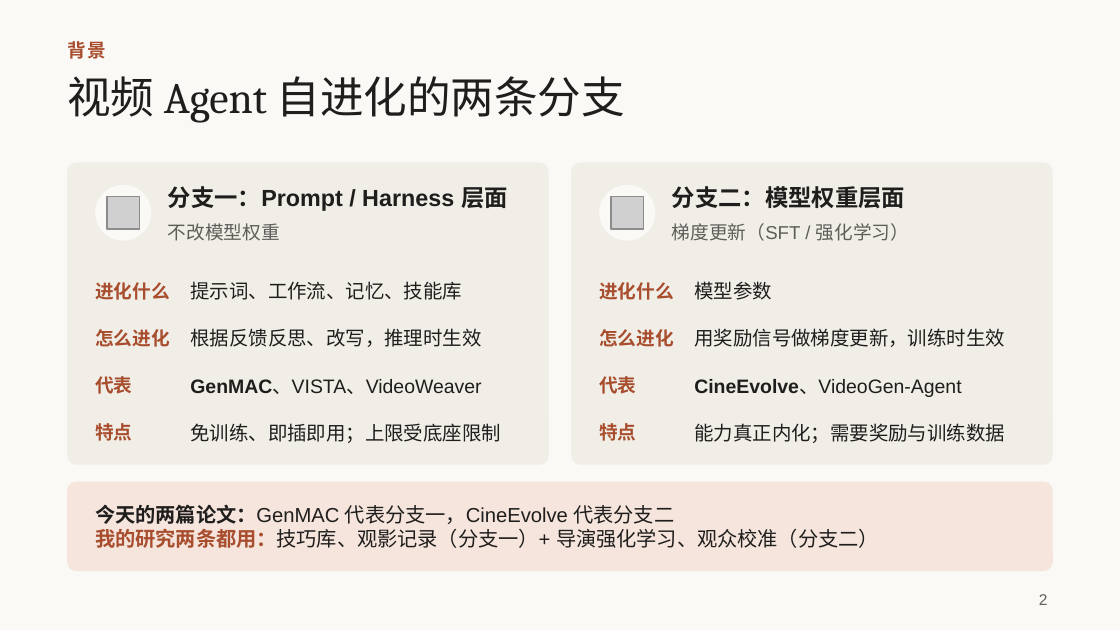
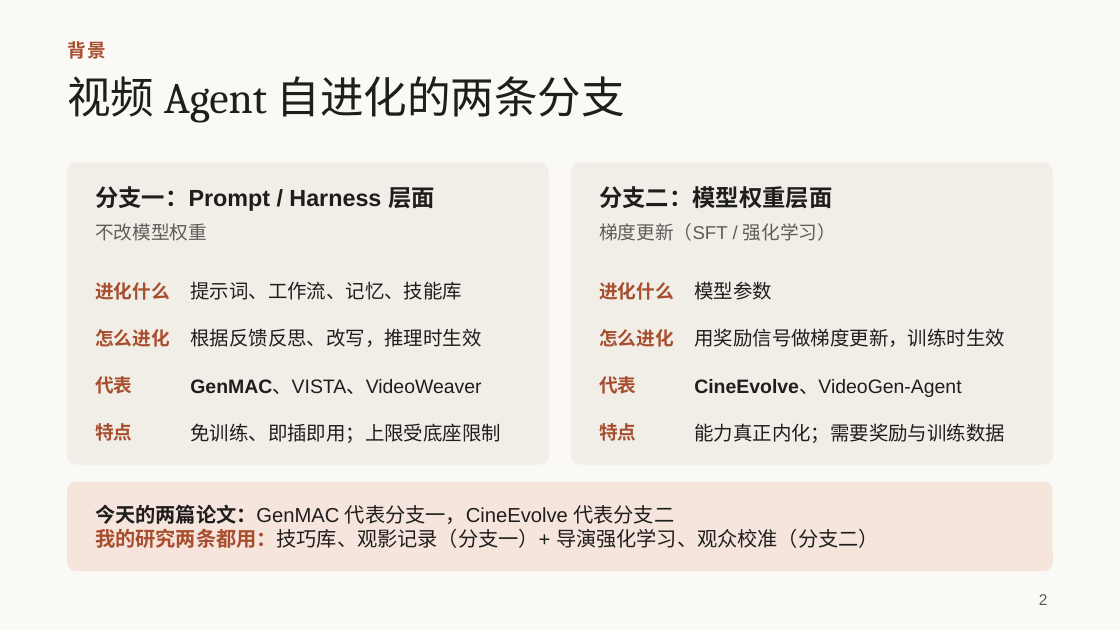
Before and after one commit to irving-2222/ICML, a slide deck: slide 2 of talk/研究分享_从多智能体协作到自进化.pptx. Drawn at 1120x630 pixels with LibreOffice and Linux fonts; fonts in the diff are those of the drawing; grey boxes stand for pictures. Boxes give left, top, right and bottom in pixels: in the first picture for what was removed or moved away, otherwise in the second. Text is boxed around its words. In the diff, an @@ line names an element or a change of style, - is before the commit and + after.

```diff
--- a/talk/研究分享_从多智能体协作到自进化.pptx
+++ b/talk/研究分享_从多智能体协作到自进化.pptx
@@ text "分支一：Prompt / Harness 层面": place and size @@
-text "分支一：Prompt / Harness 层面" at bbox=[168, 186, 508, 211]
+text "分支一：Prompt / Harness 层面" at bbox=[95, 186, 435, 211]
@@ text "分支二：模型权重层面": place and size @@
-text "分支二：模型权重层面" at bbox=[672, 186, 905, 208]
+text "分支二：模型权重层面" at bbox=[599, 186, 832, 208]
@@ ellipse removed at bbox=[95, 185, 151, 241] @@
@@ picture removed at bbox=[106, 196, 139, 228] @@
@@ ellipse removed at bbox=[599, 185, 655, 241] @@
@@ picture removed at bbox=[612, 196, 644, 228] @@
@@ text "不改模型权重": place and size @@
-text "不改模型权重" at bbox=[168, 223, 280, 241]
+text "不改模型权重" at bbox=[95, 223, 207, 241]
@@ text "梯度更新（SFT / 强化学习）": place and size @@
-text "梯度更新（SFT / 强化学习）" at bbox=[672, 223, 909, 241]
+text "梯度更新（SFT / 强化学习）" at bbox=[599, 223, 836, 241]
```
Also in this commit, not shown: 5 other slides changed.
